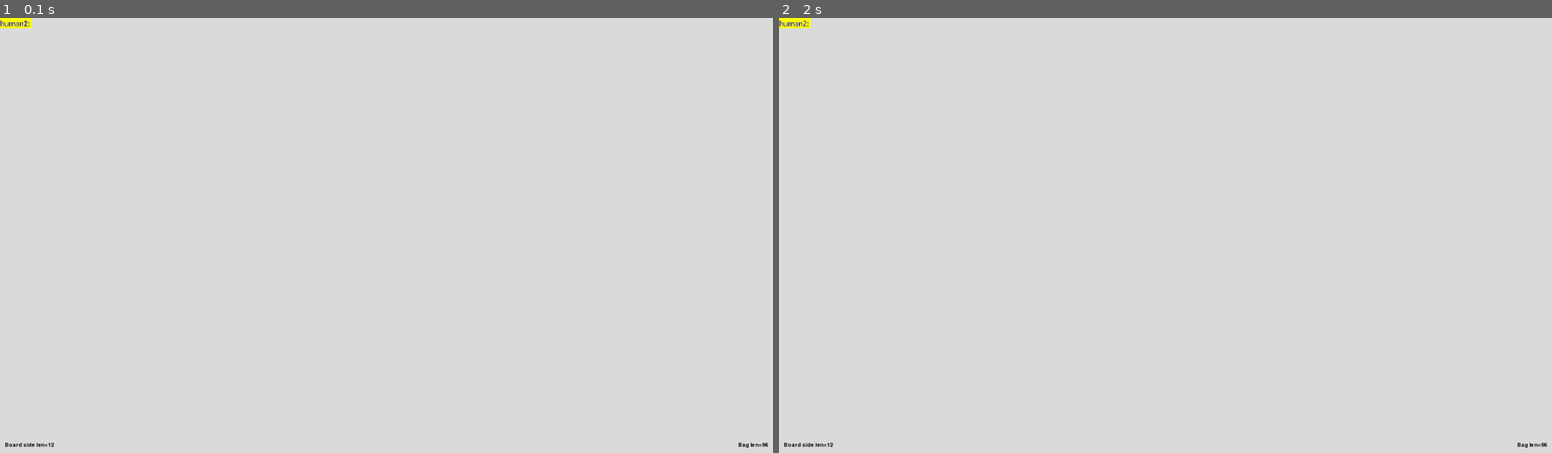
Above: before the commit, frames 1-2 (left to right).
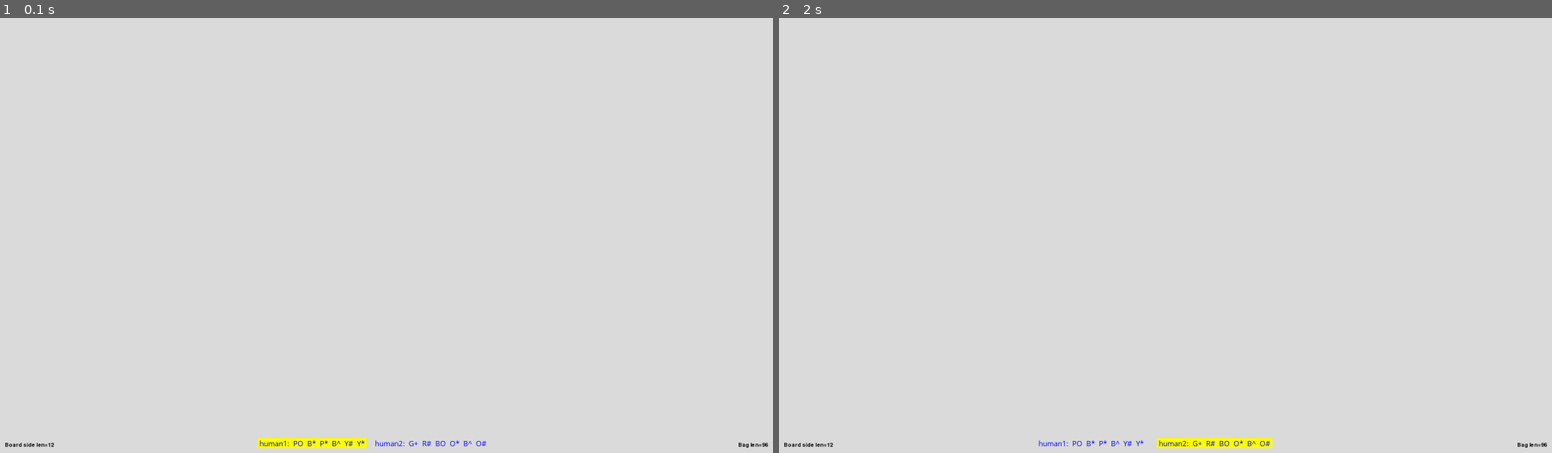
Above: after the commit, the same moments.

Repository: klmcwhirter/qwirkle
Game: pygame game, started from src/qwirkle/gui/__main__.py
Two runs of this game, one before a commit and one after it. Both use one fixed random seed, a clock stepped at 60 frames per second and the inputs below.
Inputs (mouse positions are in pixels of both pictures, inside the frame that each line leads up to):
- Up to frame 1 (0.1 s): no input
- Up to frame 2 (2 s): press the mouse at (1173, 265) at 0.37 s; move the mouse to (1072, 252) at 0.47 s; release the mouse at (979, 239) at 0.6 s; click (1242, 265) at 0.72 s; click (1065, 265) at 1.05 s; click (910, 322) at 1.38 s; click (1242, 326) at 1.72 s

The runs differ from the first frame. In frame 1, 0.6% of the frame differs, in the area x 0-63%, y 0-100%; in frame 2, 0.6%, in the area x 0-64%, y 0-100%.

Commit message:
fix hand rendering

Diff:
--- a/src/qwirkle/config.py
+++ b/src/qwirkle/config.py
@@ -43,7 +43,8 @@
         'font-size': 16,
         'font-color': 'blue',
         'active-color': 'yellow',
-        'active-width': 5,
+        'inactive-color': 'gainsboro',
+        'border-width': 5,
         'padx': 10,
         'pady': 10,
     },
@@ -57,7 +58,6 @@
         'font-size': 16,
         'font-color': 'blue',
         'active-color': 'yellow',
-        'active-width': 5,
         'padx': 2,
         'pady': 0,
     },
--- a/src/qwirkle/gui/game_adapter.py
+++ b/src/qwirkle/gui/game_adapter.py
@@ -81,11 +81,11 @@
                 if running:
                     # pos = None
 
-                    if event.type == pg.MOUSEBUTTONUP:
+                    if event.type == pg.MOUSEBUTTONUP and event.button == pg.BUTTON_LEFT:
                         # pos = event.pos
                         self.game.current_player_index = 1 - self.game.current_player_index
 
-                else:  # have winner
+                # else:  # have winner
                     if event.type == pg.KEYDOWN and event.key == pg.K_SPACE:
                         self.reset()
 
--- a/src/qwirkle/gui/hand_adapter.py
+++ b/src/qwirkle/gui/hand_adapter.py
@@ -1,7 +1,8 @@
 """Display Adapter for the Hand concept for pygame-ce"""
 
 
-import logging
+import operator
+from functools import reduce
 
 import pygame as pg
 
@@ -23,13 +24,11 @@
         )
         self.font_color = hand_config['font-color']
         self.active_color = hand_config['active-color']
-        self.active_width = hand_config['active-width']
+        self.inactive_color = hand_config['inactive-color']
+        self.border_width = hand_config['border-width']
 
         self.padx = hand_config['padx']
         self.pady = hand_config['pady']
-
-        self.screen_width = self.config['screen']['width']
-        self.screen_height = self.config['screen']['height']
 
         self.tile_adapter = pygame_ce_tile_adapter(**kwargs)
 
@@ -39,38 +38,48 @@
         hand: Hand | None = player.hand
 
         if hand is not None:
-            bg_color = self.active_color if player.active else None
-            surf = self.font.render(text=f'{player.name}: ', antialias=False, color=self.font_color, bgcolor=bg_color)
+            bg_color = self.active_color if player.active else self.inactive_color
+            surf = self.font.render(text=f' {player.name}: ', antialias=True, color=self.font_color, bgcolor=bg_color)
+            surf_rect = surf.get_rect()
 
-            est_tile_width = 44
-            x_offset = (est_tile_width + self.active_width * 2) * hand.num_tiles * player.number
-            x = (self.screen_width // 3) + x_offset + (self.padx * player.number * 2)
+            # draw each tile
+            tile_surfs: list[pg.Surface] = [self.tile_adapter.draw(tile=tile, active=player.active) for tile in hand]
 
-            y = self.screen_height - est_tile_width - self.pady
+            # find sum of tile widths and max height
+            total_width = reduce(operator.add, map(lambda s: s.get_width(), tile_surfs), 0) + surf_rect.width
+            max_height = reduce(max, map(lambda s: s.get_height(), tile_surfs), 0)
 
-            for tile in hand:
-                logging.debug(f'hand - {player.name=} {x=}, {y=}')
-                rect = self.tile_adapter.draw(
-                    screen=surf, player=player, tile=tile,
-                    x=x,
-                    y=y)
-                x = x + rect.width
+            # Create Surface large enough to diplay hand name and all tiles
+            hand_surf = pg.Surface((total_width, max_height))
+            hand_rect = hand_surf.get_rect()
+            hand_surf.fill(self.inactive_color)
 
-            surf_rect = surf.get_rect()
+            # blit hand name
+            x = 0
+            y = 0
+
+            hand_surf.blit(surf, (x, y))
+            x += surf_rect.width
+
+            # blit each tile
+            for tile_surf in tile_surfs:
+                hand_surf.blit(tile_surf, (x, y))
+                x += tile_surf.get_width()
 
             if player.active:
                 # draw a wider border
-                surf_rect.width += (self.active_width * 2)
-                surf_rect.height += (self.active_width * 2)
-                surf_rect.topleft = (x - self.active_width, y - self.active_width)
+                hand_rect.width += (self.border_width * 2)
+                hand_rect.height += (self.border_width * 2)
+                hand_rect.topleft = (0, 0)
+                pg.draw.rect(surface=hand_surf, color=self.active_color, rect=hand_rect, width=self.border_width)
 
-                pg.draw.rect(surface=surf, color=self.active_color, rect=surf_rect, width=self.active_width)
+            x_offset = hand_rect.width * player.number  # display side by side
 
-                # # reset for next tile
-                # rect.topleft = (x, y)
-            surf_rect = surf.get_rect()
+            x = (screen.get_width() // 3) + x_offset
+            y = screen.get_height() - max_height - self.pady
 
-            screen.blit(surf, surf_rect)
+            screen_rect = pg.rect.Rect(x, y, hand_rect.width, hand_rect.height)
+            screen.blit(hand_surf, screen_rect)
 
 
 def pygame_ce_hand_adapter(**kwargs) -> ComponentDisplayAdapter:
--- a/src/qwirkle/gui/tile_adapter.py
+++ b/src/qwirkle/gui/tile_adapter.py
@@ -1,12 +1,9 @@
 """Display Adapter for the Tile concept for pygame-ce"""
 
-
-import logging
 
 import pygame as pg
 
 from qwirkle.logic.component_display_adapter import ComponentDisplayAdapter
-from qwirkle.logic.player import Player
 from qwirkle.logic.tile import Tile
 
 
@@ -22,33 +19,18 @@
         )
         self.font_color = tile_config['font-color']
         self.active_color = tile_config['active-color']
-        self.active_width = tile_config['active-width']
 
         self.padx = tile_config['padx']
         self.pady = tile_config['pady']
 
-        self.screen_width = self.config['screen']['width']
-        self.screen_height = self.config['screen']['height']
+    def draw(self, /, **kwargs) -> pg.Surface:
+        tile: Tile = kwargs['tile']
+        active: bool = kwargs['active']
 
-    def draw(self, /, **kwargs) -> pg.Rect:
-        tile: Tile = kwargs['tile']
-        screen: pg.Surface = kwargs['screen']
-        player: Player = kwargs['player']
-        x: int = kwargs['x']
-        y: int = kwargs['y']
+        bg_color = self.active_color if active else None
+        surf = self.font.render(text=f' {tile} ', antialias=True, color=self.font_color, bgcolor=bg_color)
 
-        bg_color = self.active_color if player.active else None
-        surf = self.font.render(text=str(tile), antialias=False, color=self.font_color, bgcolor=bg_color)
-        rect = surf.get_rect()
-
-        x += self.padx
-        y += self.pady
-        rect.topleft = (x, y)
-        logging.debug(f'tile after setting {rect.topleft=}, {rect.bottomleft}, {x=}, {y=}')
-
-        screen.blit(surf, rect)
-
-        return rect
+        return surf
 
 
 def pygame_ce_tile_adapter(**kwargs) -> ComponentDisplayAdapter:
--- a/tests/gui/test_hand_adapter.py
+++ b/tests/gui/test_hand_adapter.py
@@ -14,10 +14,12 @@
 
     assert adapter.font is not None
     assert adapter.font_color is not None
+    assert adapter.active_color is not None
+    assert adapter.inactive_color is not None
     assert adapter.padx is not None
     assert adapter.pady is not None
-    assert adapter.screen_height is not None
-    assert adapter.screen_width is not None
+
+    assert adapter.tile_adapter is not None
 
 
 def test_pygame_ce_hand_adapter_provides_adapter(app_config) -> None:
--- a/tests/gui/test_tile_adapter.py
+++ b/tests/gui/test_tile_adapter.py
@@ -14,10 +14,9 @@
 
     assert adapter.font is not None
     assert adapter.font_color is not None
+    assert adapter.active_color is not None
     assert adapter.padx is not None
     assert adapter.pady is not None
-    assert adapter.screen_height is not None
-    assert adapter.screen_width is not None
 
 
 def test_pygame_ce_tile_adapter_provides_adapter(app_config) -> None:
Not shown, changed: docs/design.md
